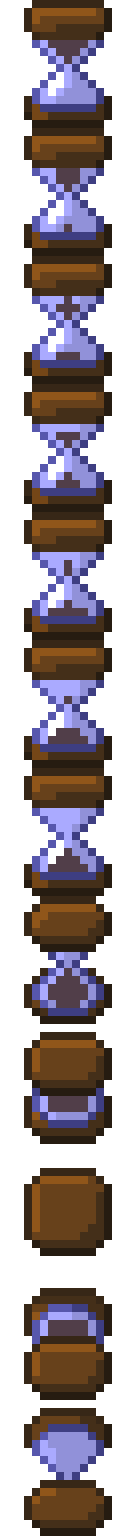
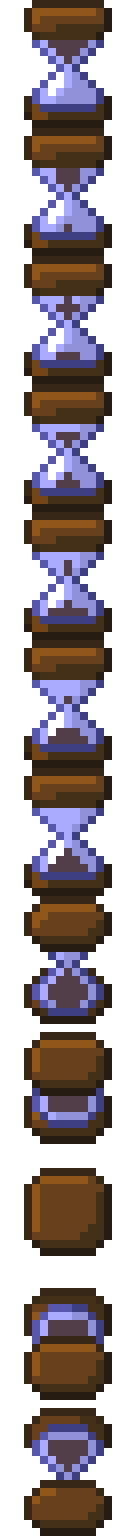
Comparing the layer stacks of the two w=128, h=1536 images. Changes:
painted on "Sand" over [48, 1440, 88, 1472]
